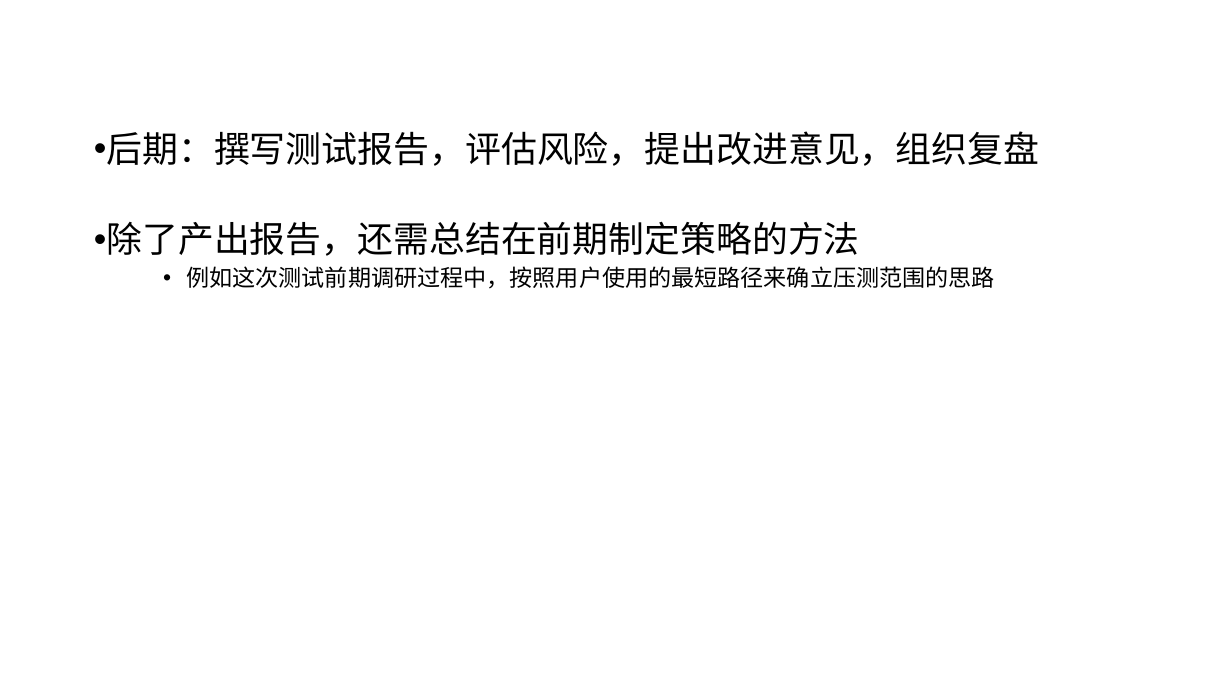
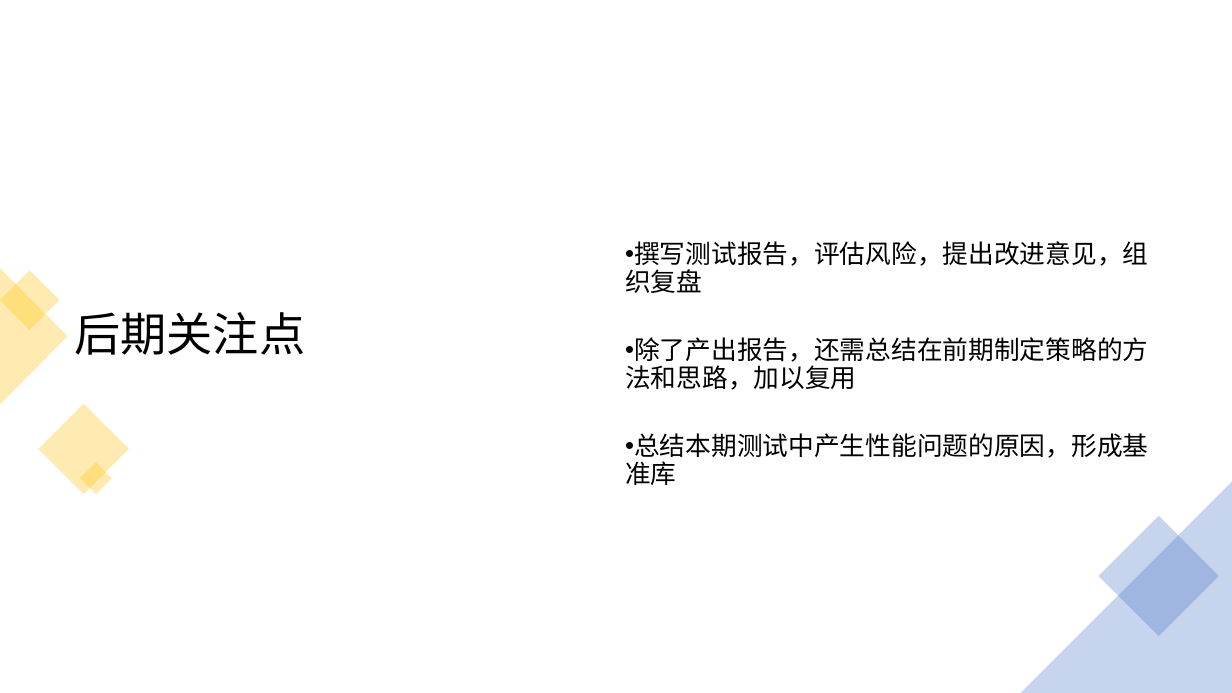
Before and after one commit to Rexixe1993/-, a slide deck: slide 13 of D99压测分享会.pptx. Drawn at 1232x693 pixels with LibreOffice and Linux fonts; fonts in the diff are those of the drawing. Boxes give left, top, right and bottom in pixels: in the first picture for what was removed or moved away, otherwise in the second. Text is boxed around its words. In the diff, an @@ line names an element or a change of style, - is before the commit and + after.

```diff
--- a/D99压测分享会.pptx
+++ b/D99压测分享会.pptx
@@ text "撰写测试报告，评估风险，提出改进意见，组织复盘" at (625, 241, 1148, 485): vertical alignment top to middle @@
@@ freeform shape added at (0, 268, 67, 404), fill #FFC000 at 30% opacity @@
@@ text at (625, 241, 1148, 485): text changed; size 18 to 20 pt @@
-  • 后期：撰写测试报告，评估风险，提出改进意见，组织复盘
-  • 除了产出报告，还需总结在前期制定策略的方法
-      • 例如这次测试前期调研过程中，按照用户使用的最短路径来确立压测范围的思路
+  • 撰写测试报告，评估风险，提出改进意见，组织复盘
+  • 除了产出报告，还需总结在前期制定策略的方法和思路，加以复用
+  • 总结本期测试中产生性能问题的原因，形成基准库
@@ rectangle added at (0, 270, 60, 330), fill #FFC000 at 30% opacity @@
@@ text added at (74, 312, 305, 355), 36 pt, text #000000 @@
+后期关注点
@@ rectangle added at (39, 404, 129, 494), fill #FFC000 at 30% opacity @@
@@ rectangle added at (79, 462, 112, 495), fill #FFC000 at 30% opacity @@
@@ triangle added at (1020, 481, 1232, 693), fill #4472C4 at 30% opacity @@
@@ rectangle added at (1099, 516, 1219, 636), fill #4472C4 at 30% opacity @@
```
Also in this commit, not shown: 10 other slides changed, 1 slide added, 1 slide removed.
